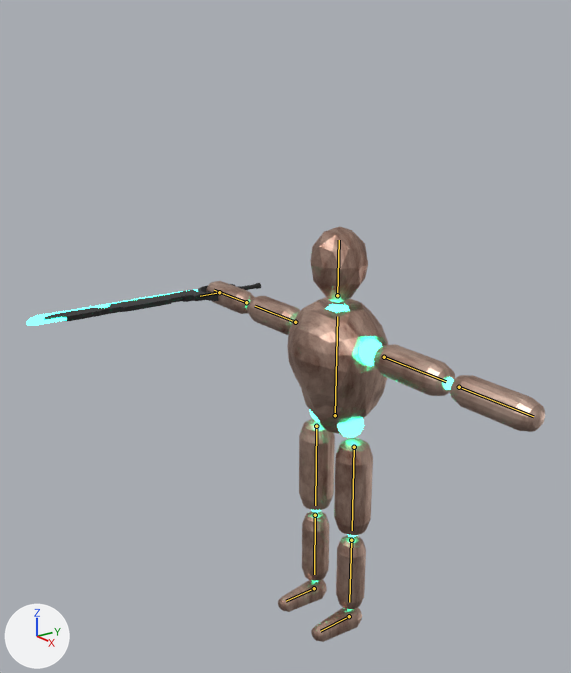
One commit to the Blender file 2021 - Reclamation/Player.blend: the scene before it, then after it.
The view is the same before and after, from a camera (50 mm lens) standing at (9.95, -8.27, 9.68) and looking at (-0.03, -1.07, 5.7). The axes (+X, +Y, +Z) are drawn at lower left. The lights are the same throughout. The bones that bend it are drawn over the model as lines.

The first picture shows 'Body', 'sword'.
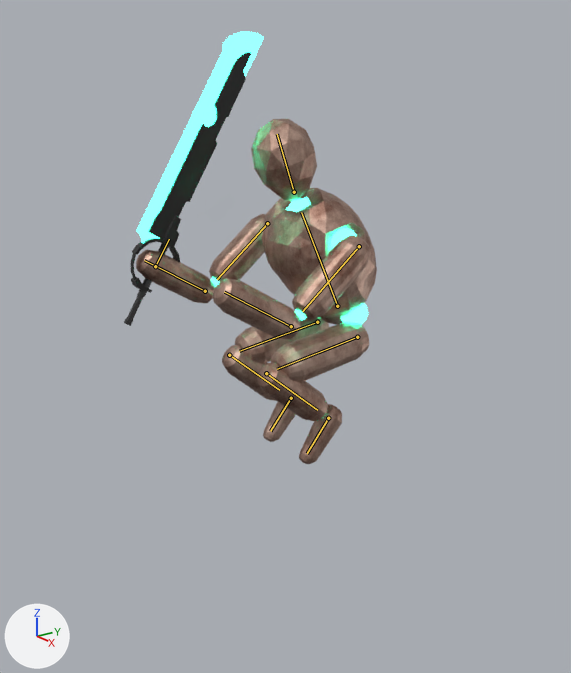
The newer file adds an action. The first version stands in its rest pose; the second is drawn at frame 21 of the action 'Jump - Player.001'.

Where the change shows, as pixel boxes [x1, y1, x2, y2] in the pictures (571 x 673 px):
'Body', posed (29% narrower, 17% shorter)
    before: [206, 226, 545, 642]
    after: [136, 119, 377, 464]
'sword', posed (40% narrower, 573% taller)
    before: [26, 283, 261, 326]
    after: [124, 31, 264, 326]
bone 'Spine', root to tip
    before: (335, 415) to (337, 316)
    after: (337, 306) to (301, 212)
bone 'Head', root to tip
    before: (337, 295) to (339, 240)
    after: (294, 192) to (277, 134)
bone 'L - Upper Arm', root to tip
    before: (384, 357) to (446, 381)
    after: (359, 246) to (302, 311)
bone 'L - Forearm', root to tip
    before: (459, 387) to (533, 416)
    after: (291, 326) to (224, 292)
bone 'R - Upper Arm', root to tip
    before: (295, 322) to (255, 306)
    after: (267, 223) to (217, 279)
bone 'R - Forearm', root to tip
    before: (246, 302) to (214, 290)
    after: (205, 291) to (144, 260)
bone 'L - Thigh', root to tip
    before: (354, 447) to (352, 530)
    after: (357, 337) to (277, 369)
bone 'L - Shin', root to tip
    before: (351, 540) to (349, 602)
    after: (266, 373) to (317, 410)
bone 'R - Thigh', root to tip
    before: (316, 426) to (315, 505)
    after: (317, 322) to (239, 351)
bone 'R - Shin', root to tip
    before: (315, 515) to (314, 574)
    after: (229, 355) to (279, 390)

Patch to the scene script:
```diff
--- a/2021 - Reclamation/Player.blend.py
+++ b/2021 - Reclamation/Player.blend.py
@@ bone_spine @@
 bone_spine = bpy.data.objects['Armature'].pose.bones['Spine']
-bone_spine.location = (0.0, 0.0, 0.0)
-bone_spine.rotation_quaternion = (1.0, 0.0, 0.0, 0.0)  # degrees (0, 0, 0)
+bone_spine.location = (0.0, 2.0, 0.0)
+bone_spine.rotation_quaternion = (0.976, 0.216, 0.0, 0.0)  # degrees (25, 0, 0)
@@ bone_head @@
 bone_head = bpy.data.objects['Armature'].pose.bones['Head']  # child of 'Spine'
-bone_head.rotation_quaternion = (1.0, 0.0, 0.0, 0.0)  # degrees (0, 0, 0)
+bone_head.rotation_quaternion = (0.999, -0.047, 0.0, 0.0)  # degrees (-5, 0, 0)
@@ bone_l___upper_arm @@
 bone_l___upper_arm = bpy.data.objects['Armature'].pose.bones['L - Upper Arm']  # child of 'Spine'
-bone_l___upper_arm.rotation_quaternion = (1.0, 0.0, 0.0, 0.0)  # degrees (0, 0, 0)
+bone_l___upper_arm.rotation_quaternion = (0.556, 0.437, -0.437, -0.556)  # degrees (76, 0, -90)
@@ bone_l___forearm @@
 bone_l___forearm = bpy.data.objects['Armature'].pose.bones['L - Forearm']  # child of 'L - Upper Arm'
-bone_l___forearm.location = (0.0, 0.0, 0.0)
-bone_l___forearm.rotation_quaternion = (1.0, 0.0, 0.0, 0.0)  # degrees (0, 0, 0)
+bone_l___forearm.location = (0.0, 0.01, -0.02)
+bone_l___forearm.rotation_quaternion = (0.817, 0.576, 0.0, 0.0)  # degrees (70, 0, 0)
@@ bone_r___upper_arm @@
 bone_r___upper_arm = bpy.data.objects['Armature'].pose.bones['R - Upper Arm']  # child of 'Spine'
-bone_r___upper_arm.rotation_quaternion = (1.0, 0.0, 0.0, 0.0)  # degrees (0, 0, 0)
+bone_r___upper_arm.rotation_quaternion = (0.556, 0.437, 0.437, 0.556)  # degrees (76, 0, 90)
@@ bone_r___forearm @@
 bone_r___forearm = bpy.data.objects['Armature'].pose.bones['R - Forearm']  # child of 'R - Upper Arm'
-bone_r___forearm.location = (0.0, 0.0, 0.0)
-bone_r___forearm.rotation_quaternion = (1.0, 0.0, 0.0, 0.0)  # degrees (0, 0, 0)
+bone_r___forearm.location = (0.0, -0.01, 0.02)
+bone_r___forearm.rotation_quaternion = (0.817, 0.576, 0.0, 0.0)  # degrees (70, 0, 0)
@@ bone_l___thigh @@
 bone_l___thigh = bpy.data.objects['Armature'].pose.bones['L - Thigh']
-bone_l___thigh.location = (0.0, 0.0, 0.0)
-bone_l___thigh.rotation_quaternion = (1.0, 0.0, 0.0, 0.0)  # degrees (0, 0, 0)
+bone_l___thigh.location = (0.0, -2.0, 0.0)
+bone_l___thigh.rotation_quaternion = (0.752, -0.66, 0.0, 0.0)  # degrees (-83, 0, 0)
@@ bone_l___shin @@
 bone_l___shin = bpy.data.objects['Armature'].pose.bones['L - Shin']  # child of 'L - Thigh'
-bone_l___shin.rotation_quaternion = (1.0, 0.0, 0.0, 0.0)  # degrees (0, 0, 0)
+bone_l___shin.rotation_quaternion = (0.406, 0.914, 0.0, 0.0)  # degrees (132, 0, 0)
@@ bone_r___thigh @@
 bone_r___thigh = bpy.data.objects['Armature'].pose.bones['R - Thigh']
-bone_r___thigh.location = (0.0, 0.0, 0.0)
-bone_r___thigh.rotation_quaternion = (1.0, 0.0, 0.0, 0.0)  # degrees (0, 0, 0)
+bone_r___thigh.location = (0.0, -2.0, 0.0)
+bone_r___thigh.rotation_quaternion = (0.752, -0.66, 0.0, 0.0)  # degrees (-83, 0, 0)
@@ bone_r___shin @@
 bone_r___shin = bpy.data.objects['Armature'].pose.bones['R - Shin']  # child of 'R - Thigh'
-bone_r___shin.rotation_quaternion = (1.0, 0.0, 0.0, 0.0)  # degrees (0, 0, 0)
+bone_r___shin.rotation_quaternion = (0.406, 0.914, 0.0, 0.0)  # degrees (132, 0, 0)
```
